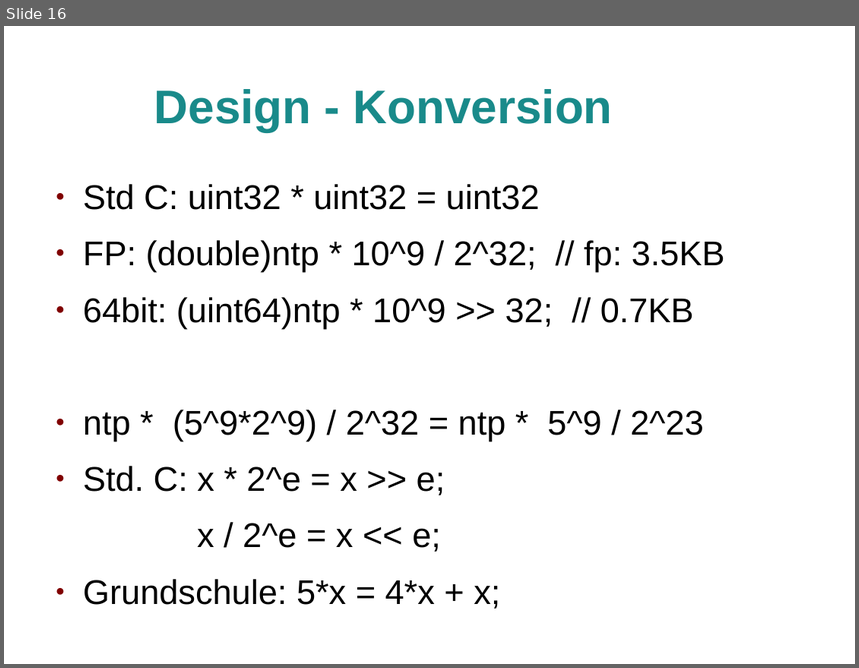
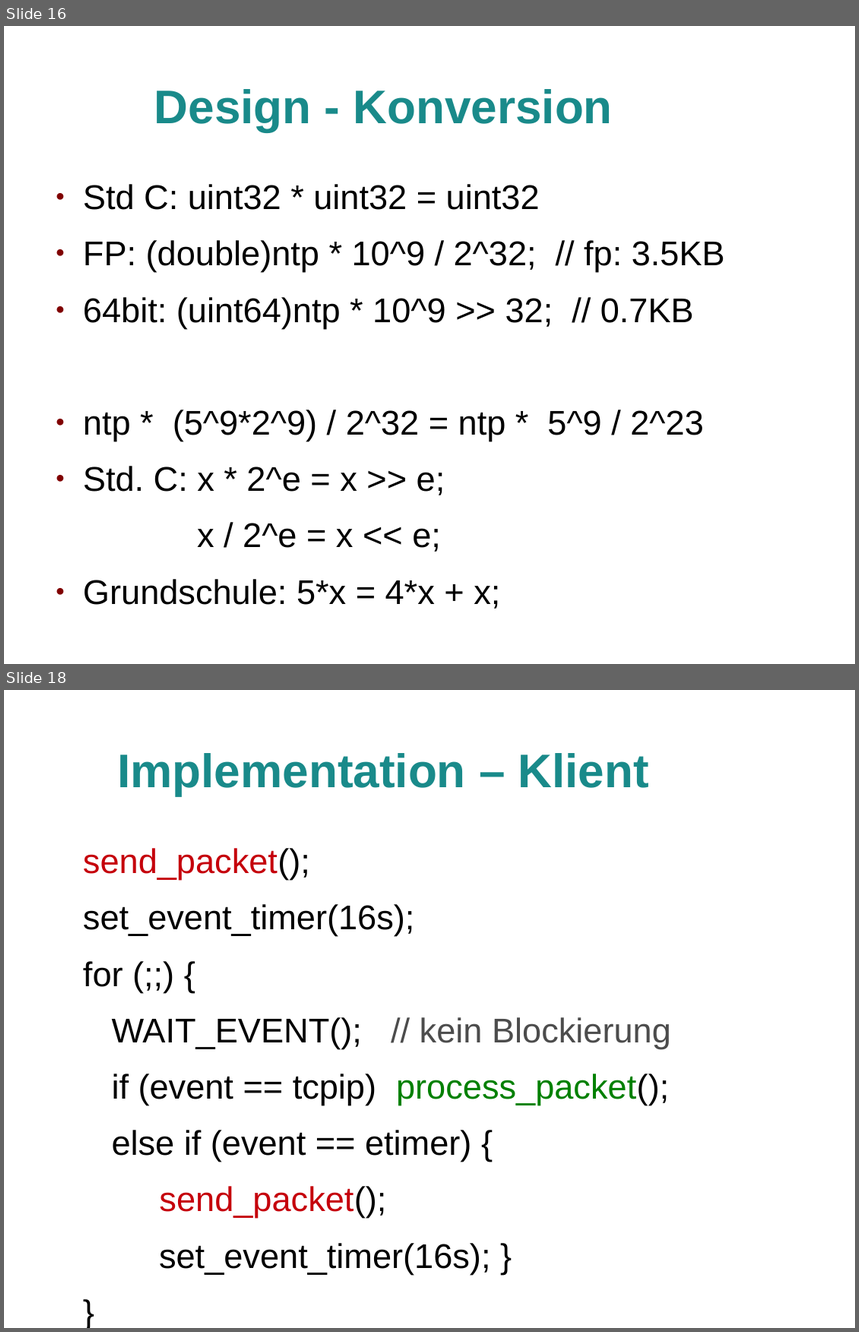
Before and after one commit to jlusticky/Bachelor-thesis, a slide deck: kolloquium/kolloquium.odp. Shown one above the other, each under a label of ours: slide 16 before the commit, slides 16 and 18 after it; the slides between them are not shown. The pictures are 859x668 and 859x1332 pixels, drawn with LibreOffice and Linux fonts; fonts in the diff are those of the drawing; background and template pictures are left out. Boxes give left, top, right and bottom in pixels: in the first picture for what was removed or moved away, otherwise in the second. Text is boxed around its words. In the diff, an @@ line names an element or a change of style, - is before the commit and + after.

```diff
--- a/kolloquium/kolloquium.odp
+++ b/kolloquium/kolloquium.odp
@@ slide 18 added at [4, 690, 855, 1328], background picture (left out) @@
@@ title added at [118, 753, 649, 796], 44 pt, text #198A8A, bold @@
+Implementation – Klient
@@ text added at [83, 848, 671, 1274], 32 pt, text #000000 @@
+send_packet();
+set_event_timer(16s);
+for (;;) {
+WAIT_EVENT(); // kein Blockierung
+if (event == tcpip) process_packet();
+else if (event == etimer) {
+send_packet();
+set_event_timer(16s); }
+}
```
Also in this commit, not shown: 2 slides changed, 3 other slides added, 4 other files.
